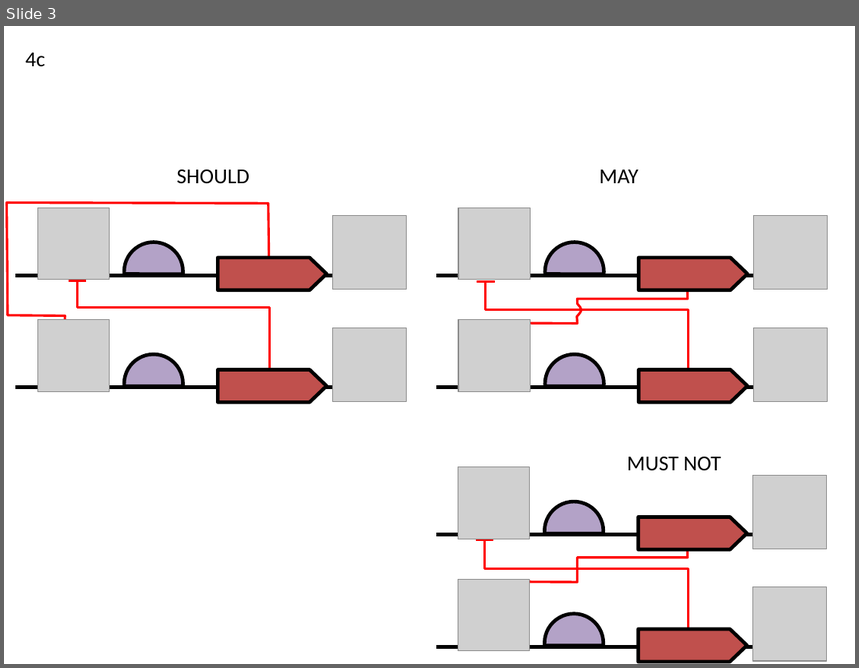
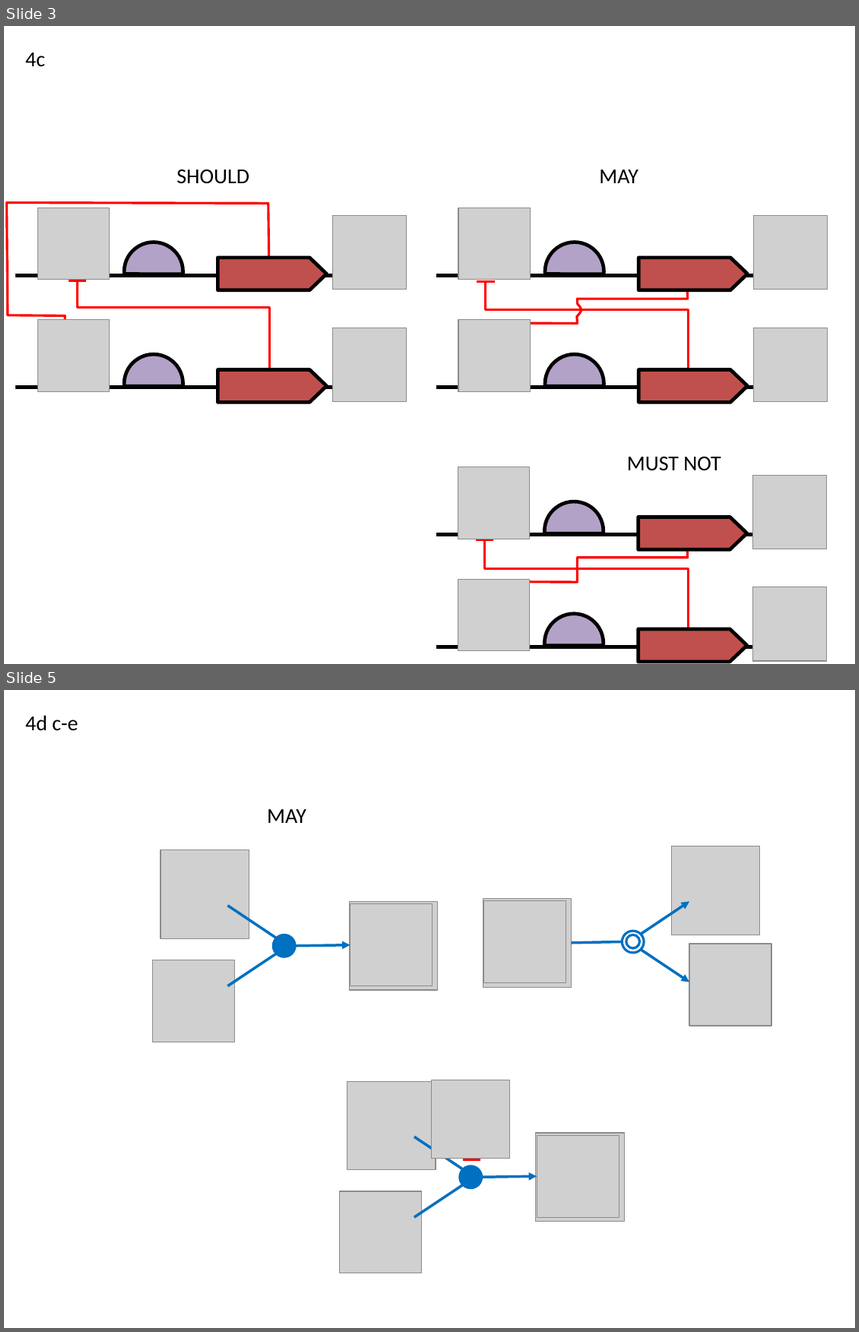
Before and after one commit to SynBioDex/SBOL-visual, a slide deck: specification/imgsrc/4.pptx. Shown one above the other, each under a label of ours: slide 3 before the commit, slides 3 and 5 after it; the slides between them are not shown. The pictures are 859x668 and 859x1332 pixels, drawn with LibreOffice and Linux fonts; fonts in the diff are those of the drawing; grey boxes stand for pictures. Boxes give left, top, right and bottom in pixels: in the first picture for what was removed or moved away, otherwise in the second. Text is boxed around its words. In the diff, an @@ line names an element or a change of style, - is before the commit and + after.

```diff
--- a/specification/imgsrc/4.pptx
+++ b/specification/imgsrc/4.pptx
@@ slide 5 added at box(4, 690, 855, 1328), background #FFFFFF @@
@@ text added at box(25, 715, 78, 730), 18 pt, text #000000 @@
+4d c-e
@@ text added at box(267, 809, 306, 823), 18 pt, text #000000 @@
+MAY
@@ picture added at box(671, 847, 760, 935) @@
@@ picture added at box(161, 850, 249, 939) @@
@@ line added from (228, 905) to (276, 939), #0070C0 2.25 pt @@
@@ picture added at box(350, 902, 438, 990) @@
@@ picture added at box(351, 904, 432, 986) @@
@@ picture added at box(484, 898, 572, 987) @@
@@ picture added at box(484, 901, 566, 983) @@
@@ ellipse added at box(273, 935, 295, 958), fill #0070C0, outline #0070C0 2 pt @@
@@ ellipse added at box(626, 935, 640, 948), fill #FFFFFF, outline #0070C0 2 pt @@
@@ picture added at box(153, 960, 235, 1042) @@
@@ line added from (228, 986) to (276, 954), #0070C0 2.25 pt @@
@@ arrow added from (295, 946) to (351, 945), #0070C0 2.25 pt @@
@@ group added at box(572, 902, 690, 982): 2 arrows, 1 ellipse, 1 line @@
@@ picture added at box(690, 944, 771, 1025) @@
@@ picture added at box(347, 1081, 436, 1170) @@
@@ picture added at box(431, 1081, 509, 1159) @@
@@ line added from (414, 1137) to (463, 1170), #0070C0 2.25 pt @@
@@ line added from (471, 1160) to (471, 1129), #FF0000 2 pt @@
@@ picture added at box(536, 1134, 624, 1222) @@
@@ picture added at box(537, 1135, 619, 1217) @@
@@ ellipse added at box(460, 1167, 482, 1189), fill #0070C0, outline #0070C0 2 pt @@
@@ line added from (463, 1160) to (481, 1160), #FF0000 2 pt @@
@@ line added from (414, 1217) to (463, 1186), #0070C0 2.25 pt @@
@@ arrow added from (481, 1178) to (537, 1177), #0070C0 2.25 pt @@
@@ picture added at box(339, 1192, 421, 1273) @@
```
Also in this commit, not shown: 4 slides changed, 3 other slides added, 1 slide removed, 13 other files.
